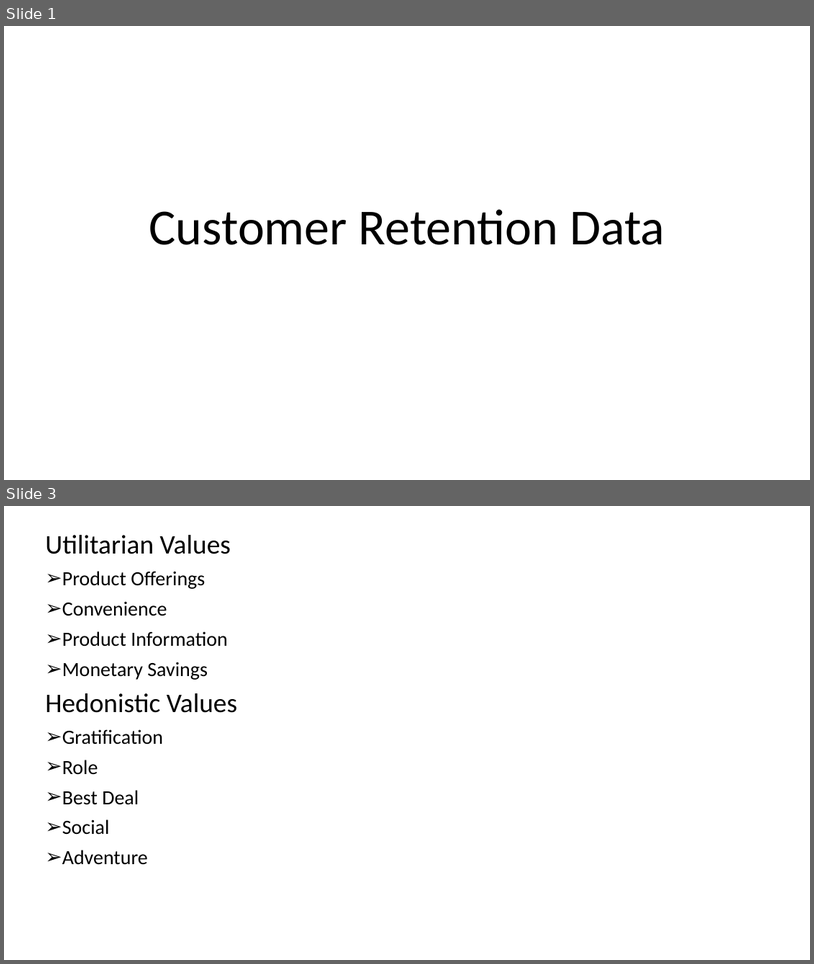
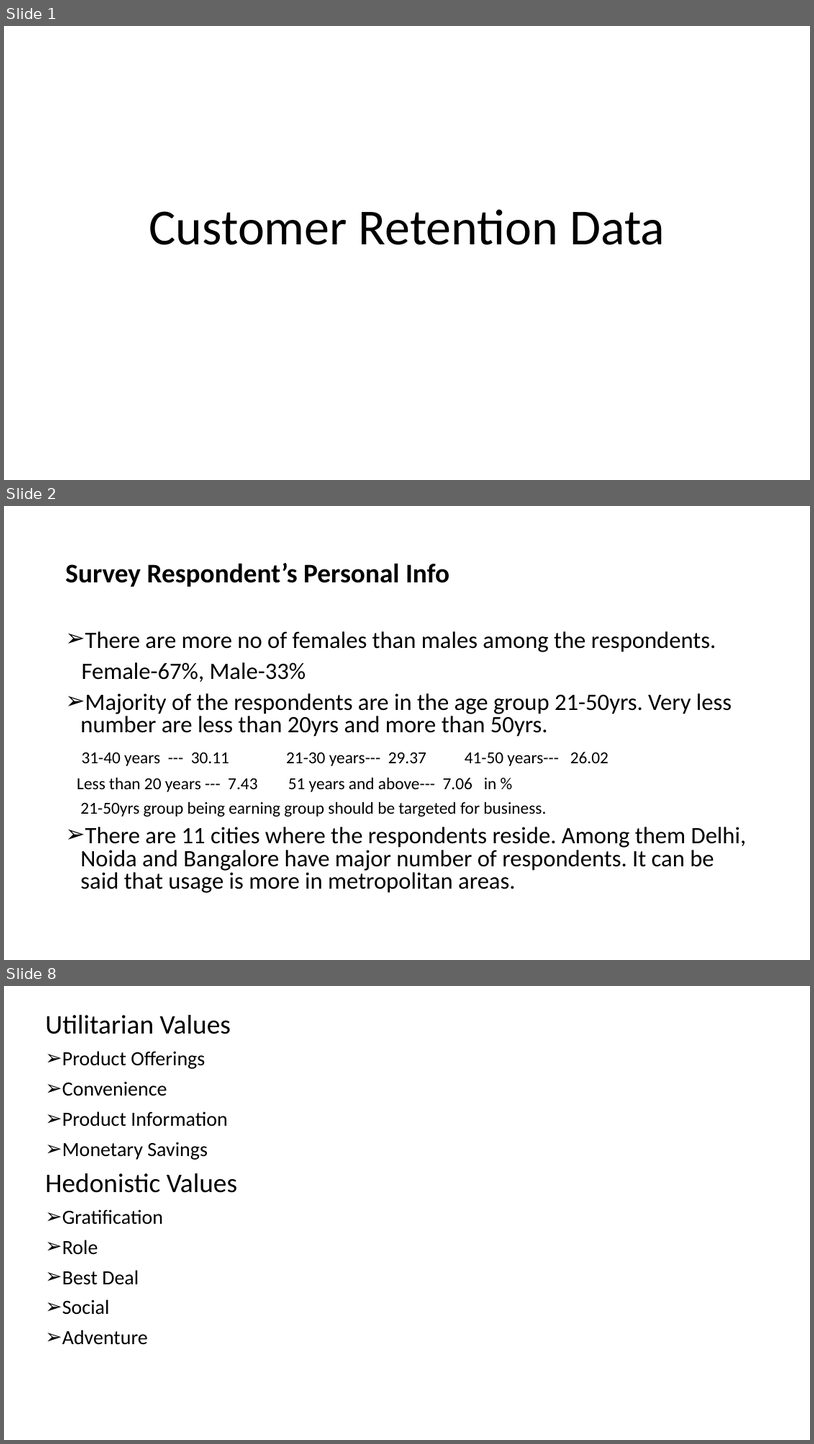
Before and after one commit to swathidamera/Internship, a slide deck: customer retention.ppt.pptx. Shown one above the other, each under a label of ours: slides 1 and 3 before the commit, slides 1, 2 and 8 after it; the slides between them are not shown. The pictures are 814x964 and 814x1444 pixels, drawn with LibreOffice and Linux fonts; fonts in the diff are those of the drawing. Boxes give left, top, right and bottom in pixels: in the first picture for what was removed or moved away, otherwise in the second. Text is boxed around its words. In the diff, an @@ line names an element or a change of style, - is before the commit and + after.

```diff
--- a/customer retention.ppt.pptx
+++ b/customer retention.ppt.pptx
@@ slide 2 added at bbox=[4, 506, 810, 960], background #FFFFFF @@
@@ title added at bbox=[65, 563, 450, 587], 32 pt, text #000000, bold @@
+Survey Respondent’s Personal Info
@@ text added at bbox=[77, 631, 747, 893], 28 pt, text #000000 @@
+➢ There are more no of females than males among the respondents.
+Female-67%, Male-33%
+➢ Majority of the respondents are in the age group 21-50yrs. Very less number are less than 20yrs and more than 50yrs.
+31-40 years --- 30.11 21-30 years--- 29.37 41-50 years--- 26.02
+Less than 20 years --- 7.43 51 years and above--- 7.06 in %
+21-50yrs group being earning group should be targeted for business.
+➢ There are 11 cities where the respondents reside. Among them Delhi, Noida and Bangalore have major number of respondents. It can be said that usage is more in metropolitan areas.
@@ what was slide 3 is now slide 8 @@
```
Also in this commit, not shown: 5 slides changed, 6 other slides added.
